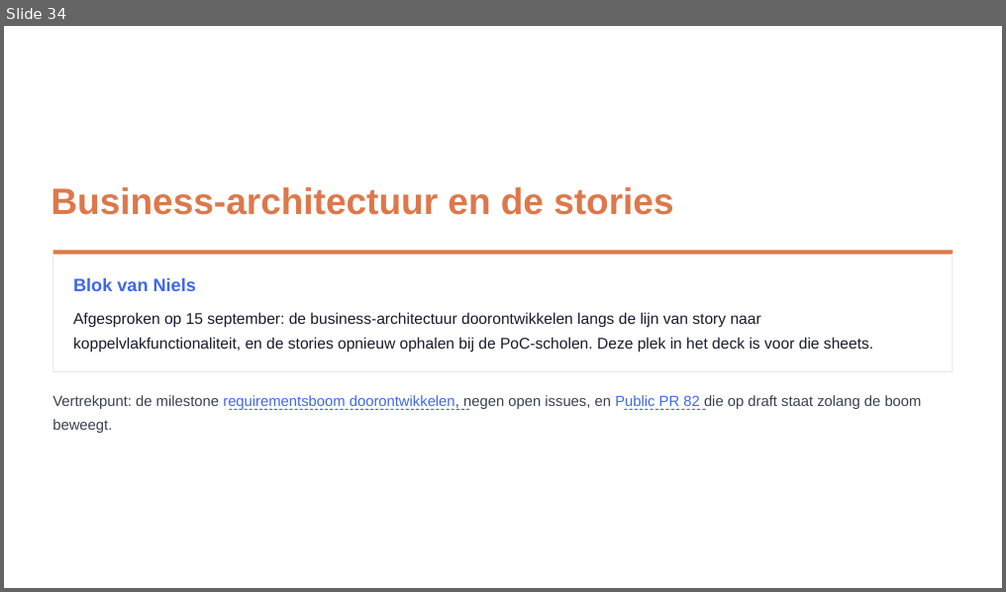
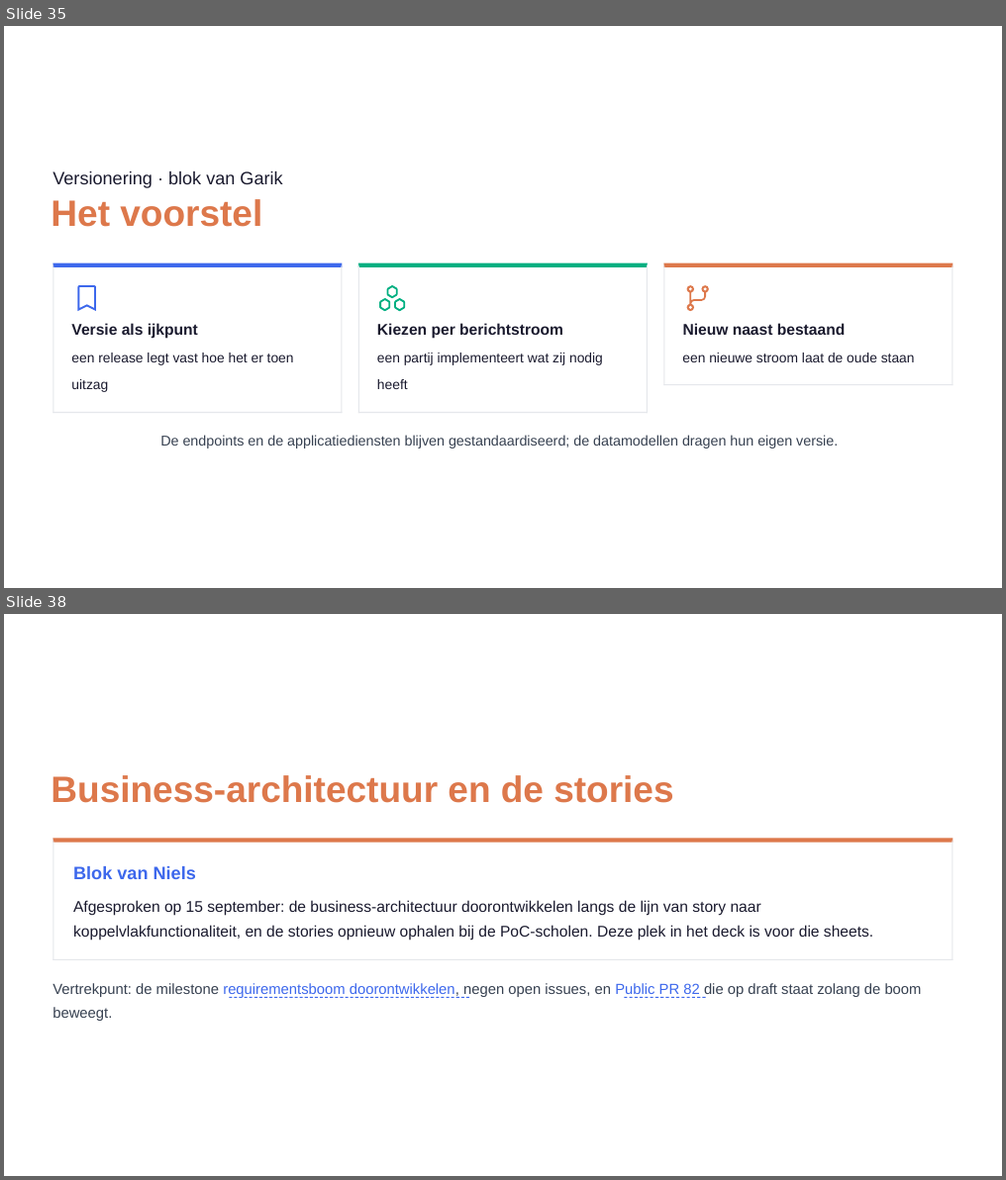
Before and after one commit to Npuls-OKx/meta, a slide deck: presentaties/export/260930_kerngroep_techniek/260930_kerngroep_techniek.pptx. Shown one above the other, each under a label of ours: slide 34 before the commit, slides 35 and 38 after it; the slides between them are not shown. The pictures are 1006x592 and 1006x1180 pixels, drawn with LibreOffice and Linux fonts; fonts in the diff are those of the drawing; background and template pictures are left out. Boxes give left, top, right and bottom in pixels: in the first picture for what was removed or moved away, otherwise in the second. Text is boxed around its words. In the diff, an @@ line names an element or a change of style, - is before the commit and + after.

```diff
--- a/presentaties/export/260930_kerngroep_techniek/260930_kerngroep_techniek.pptx
+++ b/presentaties/export/260930_kerngroep_techniek/260930_kerngroep_techniek.pptx
@@ slide 35 added at box(4, 26, 1002, 588), background picture (left out) @@
@@ freeform shape added at box(4, 26, 1002, 588), fill #000000 @@
@@ freeform shape added at box(4, 26, 1002, 588), fill #FFFFFF @@
@@ text added at box(53, 172, 282, 188), 13.2 pt, text #1A1A2E @@
+Versionering · blok van Garik
@@ text added at box(51, 199, 262, 227), 27 pt, text #DD784B, bold @@
+Het voorstel
@@ freeform shape added at box(53, 264, 343, 413), fill #FFFFFF @@
@@ freeform shape added at box(53, 264, 343, 268), fill #3D68EC @@
@@ freeform shape added at box(53, 264, 54, 413), fill #E5E7EB @@
@@ freeform shape added at box(77, 285, 96, 310), fill #3D68EC @@
@@ freeform shape added at box(342, 264, 343, 413), fill #E5E7EB @@
@@ freeform shape added at box(357, 264, 648, 413), fill #FFFFFF @@
@@ freeform shape added at box(357, 264, 648, 268), fill #00AF81 @@
@@ freeform shape added at box(357, 264, 358, 413), fill #E5E7EB @@
@@ freeform shape added at box(379, 285, 405, 310), fill #00AF81 @@
@@ freeform shape added at box(647, 264, 648, 413), fill #E5E7EB @@
@@ freeform shape added at box(663, 264, 953, 385), fill #FFFFFF @@
@@ freeform shape added at box(663, 264, 953, 268), fill #DD784B @@
@@ freeform shape added at box(663, 264, 664, 385), fill #E5E7EB @@
@@ freeform shape added at box(687, 285, 710, 310), fill #DD784B @@
@@ freeform shape added at box(952, 264, 953, 385), fill #E5E7EB @@
@@ text added at box(71, 323, 198, 339), 11.4 pt, text #1A1A2E, bold @@
+Versie als ijkpunt
@@ text added at box(377, 323, 563, 339), 11.4 pt, text #1A1A2E, bold @@
+Kiezen per berichtstroom
@@ text added at box(683, 323, 846, 335), 11.4 pt, text #1A1A2E, bold @@
+Nieuw naast bestaand
@@ text added at box(71, 353, 294, 366), 10.1 pt, text #1A1A2E @@
+een release legt vast hoe het er toen
@@ text added at box(71, 379, 108, 392), 10.1 pt, text #1A1A2E @@
+uitzag
@@ text added at box(377, 353, 603, 366), 10.1 pt, text #1A1A2E @@
+een partij implementeert wat zij nodig
@@ text added at box(377, 379, 408, 389), 10.1 pt, text #1A1A2E @@
+heeft
@@ text added at box(682, 353, 915, 363), 10.1 pt, text #1A1A2E @@
+een nieuwe stroom laat de oude staan
@@ freeform shape added at box(663, 384, 953, 385), fill #E5E7EB @@
@@ freeform shape added at box(53, 412, 343, 413), fill #E5E7EB @@
@@ text added at box(160, 435, 838, 449), 10.5 pt, text #374151 @@
+De endpoints en de applicatiediensten blijven gestandaardiseerd; de datamodellen dragen hun eigen versie.
@@ freeform shape added at box(357, 412, 648, 413), fill #E5E7EB @@
@@ what was slide 34 is now slide 38 @@
```
Also in this commit, not shown: 16 slides changed, 5 other slides added, 2 slides removed, 4 other files.
